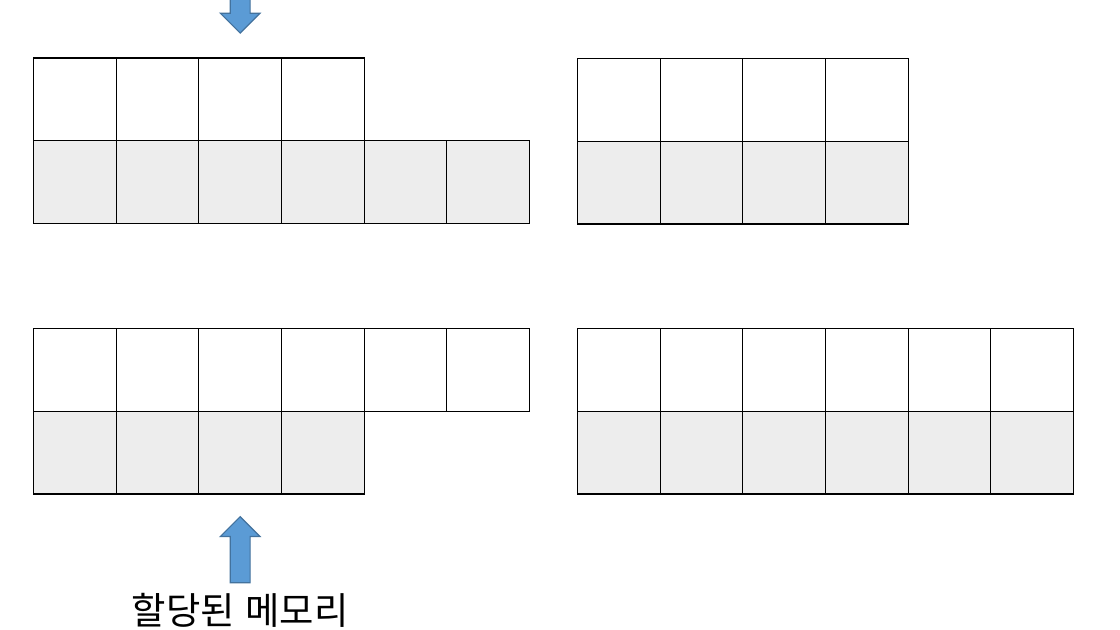
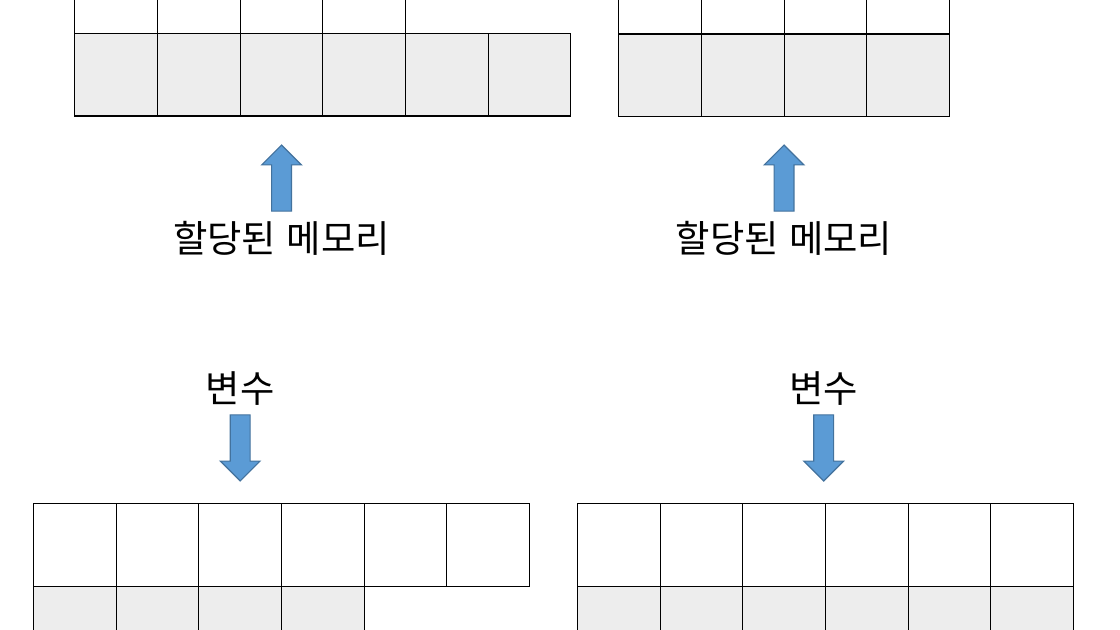
Before and after one commit to ho8566z/daily_log, a slide deck: slide 1 of create_notion_img.pptx. Drawn at 1120x630 pixels with LibreOffice and Linux fonts; fonts in the diff are those of the drawing. Boxes give left, top, right and bottom in pixels: in the first picture for what was removed or moved away, otherwise in the second. Text is boxed around its words. In the diff, an @@ line names an element or a change of style, - is before the commit and + after.

```diff
--- a/create_notion_img.pptx
+++ b/create_notion_img.pptx
@@ 8 rectangles: place and size @@
-8 rectangles at bbox=[34, 58, 908, 141]
+8 rectangles at bbox=[75, 0, 949, 34]
@@ 10 rectangles: place and size @@
-10 rectangles at bbox=[34, 140, 908, 223]
+10 rectangles at bbox=[75, 34, 949, 117]
@@ down arrow added at bbox=[262, 145, 302, 212], fill #5B9BD5, outline #43739E 1 pt @@
@@ down arrow added at bbox=[765, 145, 804, 212], fill #5B9BD5, outline #43739E 1 pt @@
@@ text "할당된 메모리": place and size @@
-text "할당된 메모리" at bbox=[132, 592, 348, 627]
+text "할당된 메모리" at bbox=[173, 220, 390, 255]
@@ text added at bbox=[676, 220, 892, 255], 32 pt, text #000000 @@
+할당된 메모리
@@ text added at bbox=[206, 371, 275, 405], 32 pt, text #000000 @@
+변수
@@ text added at bbox=[789, 371, 858, 405], 32 pt, text #000000 @@
+변수
@@ down arrow at bbox=[220, 415, 260, 481]: rotation 180 to 0 degrees @@
@@ down arrow: place and size @@
-down arrow at bbox=[220, 0, 260, 34]
+down arrow at bbox=[804, 415, 844, 481]
@@ 22 rectangles: place and size @@
-22 rectangles at bbox=[34, 329, 1074, 494]
+22 rectangles at bbox=[34, 504, 1074, 630]
```
Also in this commit, not shown: 5 other files.
